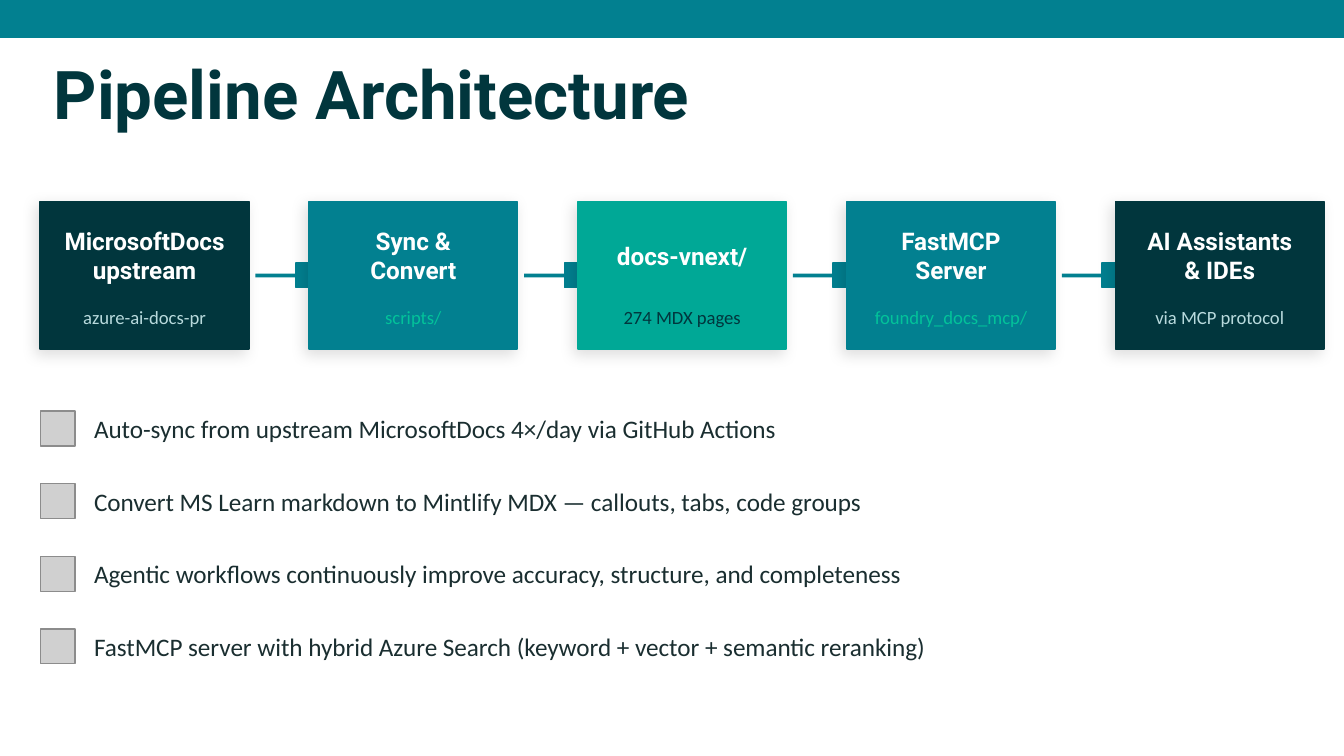
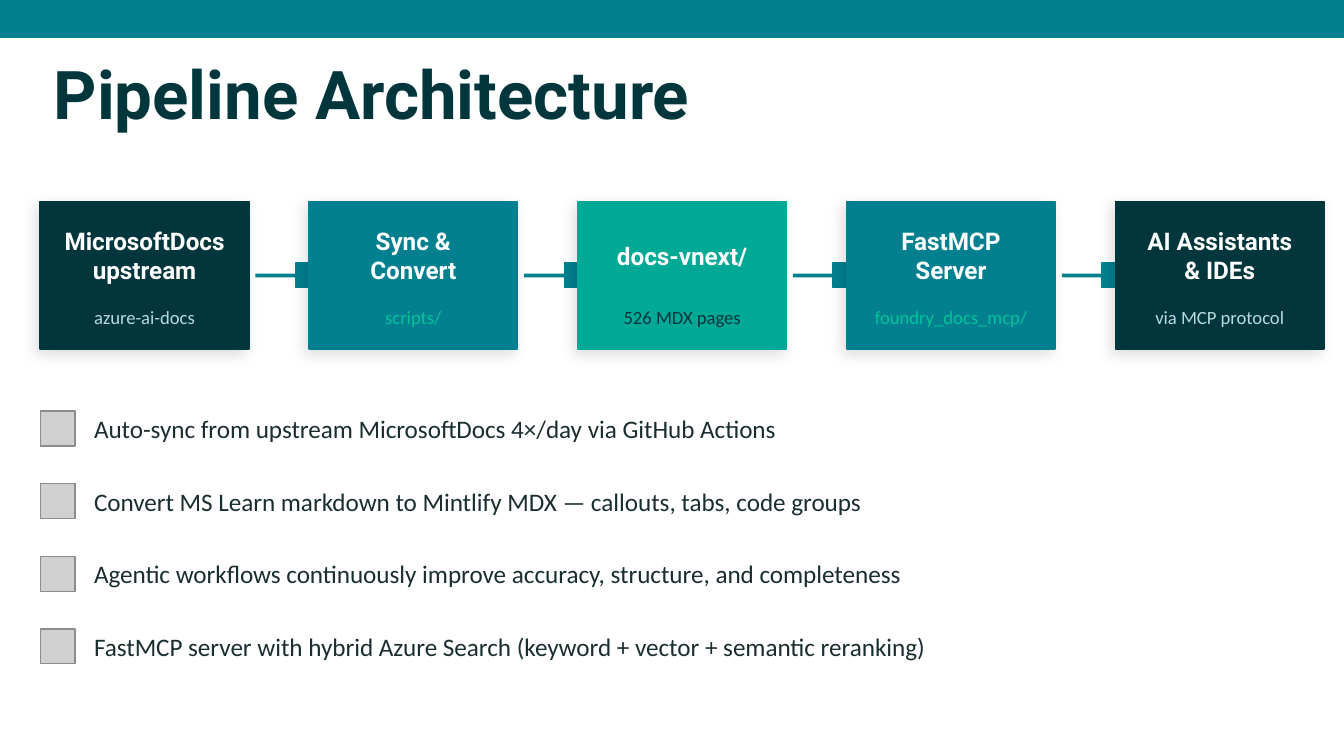
Before and after one commit to nicholasdbrady/foundry-docs, a slide deck: slide 3 of slides/foundry-docs-overview.pptx. Drawn at 1344x756 pixels with LibreOffice and Linux fonts; fonts in the diff are those of the drawing; grey boxes stand for pictures. Boxes give left, top, right and bottom in pixels: in the first picture for what was removed or moved away, otherwise in the second. Text is boxed around its words. In the diff, an @@ line names an element or a change of style, - is before the commit and + after.

```diff
--- a/slides/foundry-docs-overview.pptx
+++ b/slides/foundry-docs-overview.pptx
@@ text at box(94, 311, 195, 324): text changed @@
-azure-ai-docs-pr
+azure-ai-docs
@@ text at box(624, 311, 741, 327): text changed @@
-274 MDX pages
+526 MDX pages
```
Also in this commit, not shown: 8 other slides changed, 4 slides added, 1 slide removed, 1 other file.
